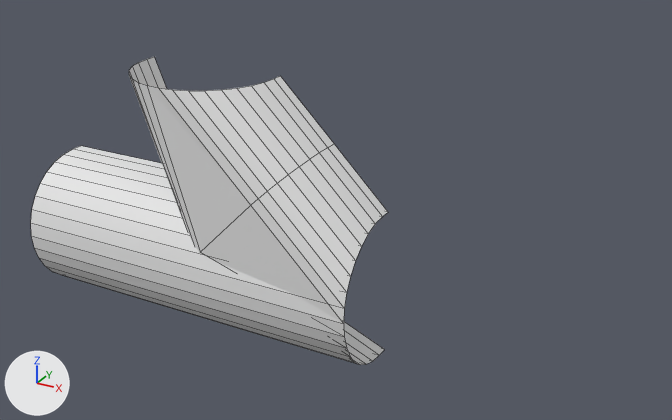
An edit to the Blender file Design/Controls-assets/Tubes.blend, drawn before and after from the same camera.
Before and after are seen from a 50 mm lens placed at (224.0, -299.0, 179.0), pointed at (59.0, 1.0, 30.0). Every picture has the same lights, and +X, +Y and +Z are marked at lower left. Mesh edges are drawn as thin lines.

Names of what the first picture shows: 'CurveTube', 'StraightTube'.
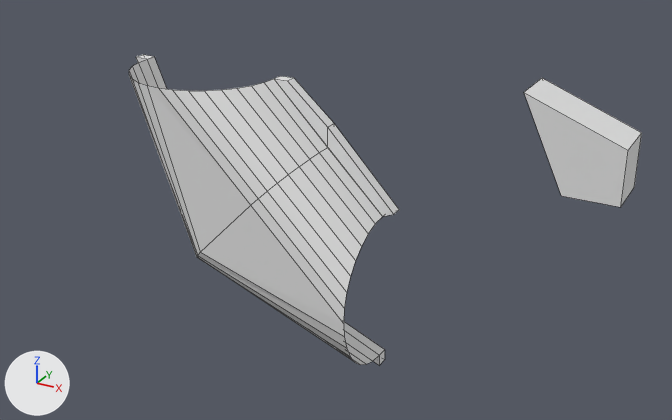
What differs and where, as boxes (x1, y1, x2, y2) in the pictures (672 x 420 px):
'CurveTube', reshaped: before (129, 57, 388, 365); after (129, 55, 399, 365)
'StraightTube', hidden: before (31, 146, 360, 365)
'Cube', added: after (524, 78, 642, 207)
part 1 of me_cylinder_004, built on: before (274, 76, 388, 217); after (274, 76, 399, 217)
part 2 of me_cylinder_004, added: after (136, 55, 385, 365)

Patch to the scene script:
```diff
--- a/Design/Controls-assets/Tubes.blend.py
+++ b/Design/Controls-assets/Tubes.blend.py
@@ me_cylinder_004 @@
 me_cylinder_004.from_pydata(...)  # 57 vertices, 36 faces; spans x -31.5..6.6, y -80.0..31.6, z -80.0..31.6
 # used by ob_curvetube; location = (0.0, 0.0, 0.0); rotation_euler = (-1.571, 0.0, 1.571), in degrees (-90, 0, 90)
 # verts and faces of me_cylinder_004; kept vertices keep their numbers, new ones are numbered from 57
 # before: 15 (0.1, -80.0, -31.6) at pixel (273, 78), 18 (5.0, -31.5, -80.0) at pixel (388, 212), 21 (5.0, -80.0, -31.6) at pixel (280, 75), 22 (0.1, -31.5, -80.0) at pixel (382, 216), 40 (0.1, -55.8, -55.8) at pixel (327, 147)
 # before: 51 (5.0, -55.8, -55.8) at pixel (334, 143)
 # before: 16 (0.1, -80.0, 31.6) at pixel (146, 59), 17 (0.1, 31.6, -80.0) at pixel (379, 355), 19 (5.0, 31.6, -80.0) at pixel (384, 349), 20 (5.0, -80.0, 31.6) at pixel (154, 56), 46 (1.6, -0.1, -0.4)
 # before: 50 (6.6, -0.1, -0.4)
+# me_cylinder_004 part 1
+delete_faces([(15, 21, 51, 40), (18, 22, 40, 51)])
+verts[63] = (0.1, -80.1, -37.8)  # pixel (287, 80)
+verts[64] = (0.1, -33.5, -84.8)  # pixel (393, 214)
+verts[65] = (0.1, -64.2, -55.8)  # pixel (327, 127)
+for new, old in zip([66, 67, 68], [63, 64, 65]): verts[new] = verts[old] + (4.9, 0.0, 0.0)
+faces += [(15, 40, 65, 63), (21, 66, 68, 51), (63, 65, 68, 66), (64, 67, 68, 65), (15, 63, 66, 21), (18, 51, 68, 67)]
+faces += [(22, 64, 65, 40), (18, 67, 64, 22), (15, 21, 18, 22)]
+# me_cylinder_004 part 2
+verts[57] = (0.0, -80.2, 37.4)  # pixel (135, 57)
+verts[58] = (0.0, 36.6, -80.0)  # pixel (379, 365)
+verts[59] = (1.6, 4.4, 4.1)
+for new, old in zip([60, 61, 62], [57, 58, 59]): verts[new] = verts[old] + (5.0, 0.0, 0.0)
+faces += [(17, 58, 61, 19), (17, 46, 59, 58), (58, 59, 62, 61), (57, 60, 62, 59), (20, 50, 62, 60), (16, 57, 59, 46)]
+faces += [(19, 61, 62, 50), (16, 20, 60, 57)]
@@ me_cube @@
+me_cube.from_pydata([(-10.0, -10.0, -10.0), (-26.1, -10.0, 24.3), (-10.0, 10.0, -10.0), (-26.1, 10.0, 24.3), (10.0, -10.0, -10.0), (10.0, -10.0, 10.0), (10.0, 10.0, -10.0), (10.0, 10.0, 10.0)], [], [(0, 1, 3, 2), (2, 3, 7, 6), (6, 7, 5, 4), (4, 5, 1, 0), (2, 6, 4, 0), (7, 3, 1, 5)])
@@ ob_straighttube @@
 ob_straighttube.rotation_euler = (-1.571, 0.0, 1.571)  # degrees (-90, 0, 90)
+ob_straighttube.hide_viewport = True
@@ ob_cube @@
+ob_cube = bpy.data.objects.new('Cube', me_cube)
+ob_cube.location = (159.8, 5.0, 66.2)
```
